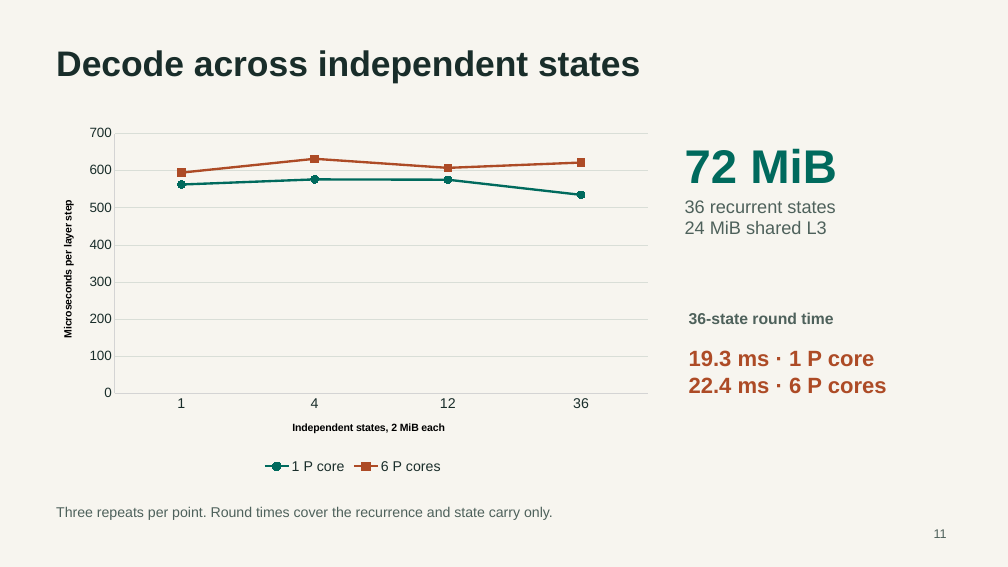
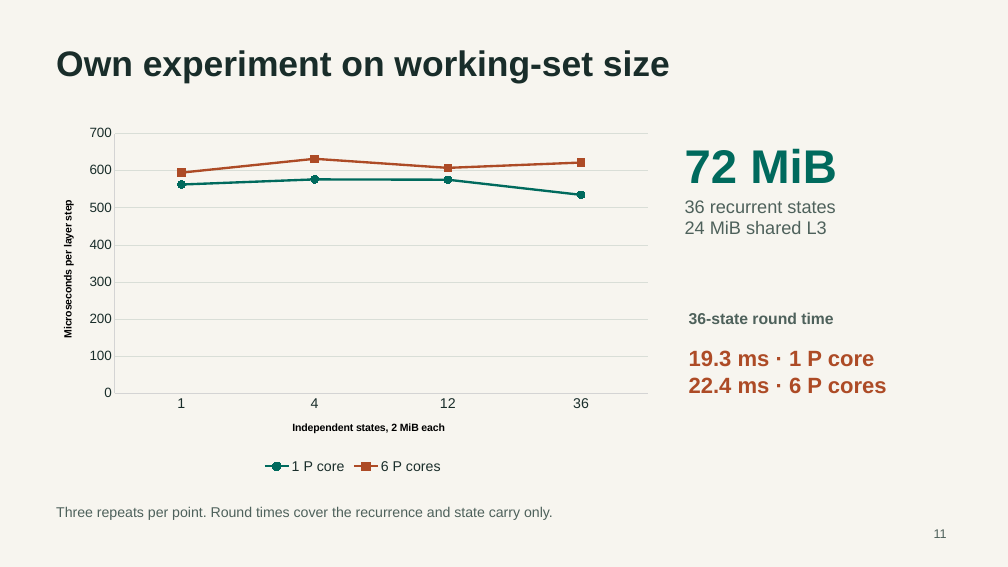
Before and after one commit to secureswim/cpu-inference-gdn, a slide deck: slide 11 of output/Project_1_Presentation.pptx. Drawn at 1008x567 pixels with LibreOffice and Linux fonts; fonts in the diff are those of the drawing. Boxes give left, top, right and bottom in pixels: in the first picture for what was removed or moved away, otherwise in the second. Text is boxed around its words. In the diff, an @@ line names an element or a change of style, - is before the commit and + after.

Commit message:
Explain decode limits and validate scaling with longer repeats

```diff
--- a/output/Project_1_Presentation.pptx
+++ b/output/Project_1_Presentation.pptx
@@ text at (x1=56, y1=50, x2=670, y2=84): text changed @@
-Decode across independent states
+Own experiment on working-set size
```
Also in this commit, not shown: 2 other slides changed, 12 other files.
